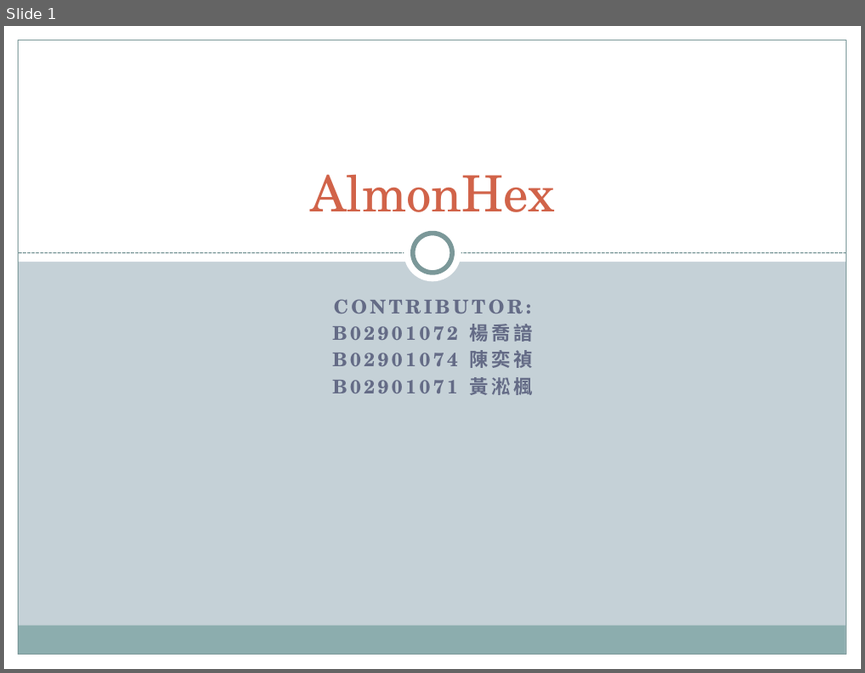
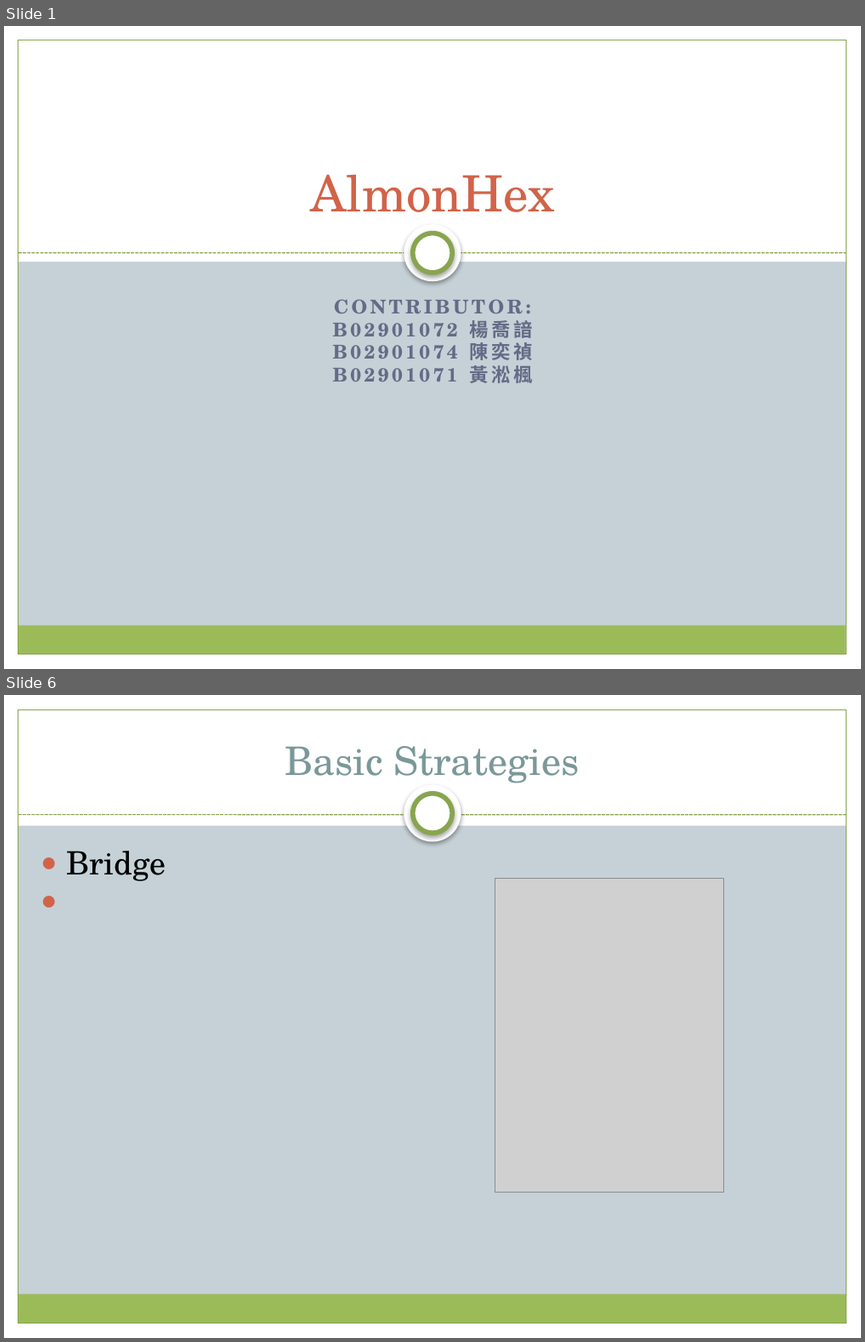
Before and after one commit to ca-joe-yang/Hex, a slide deck: final_proposal.pptx. Shown one above the other, each under a label of ours: slide 1 before the commit, slides 1 and 6 after it; the slides between them are not shown. The pictures are 865x673 and 865x1342 pixels, drawn with LibreOffice and Linux fonts; fonts in the diff are those of the drawing; grey boxes stand for pictures. Boxes give left, top, right and bottom in pixels: in the first picture for what was removed or moved away, otherwise in the second. Text is boxed around its words. In the diff, an @@ line names an element or a change of style, - is before the commit and + after.

```diff
--- a/final_proposal.pptx
+++ b/final_proposal.pptx
@@ slide 6 added at (4, 695, 861, 1338), background #C5D1D7; not listed: 5 template elements that a slide beside it also shows @@
@@ rectangle added at (4, 695, 861, 825), fill #FFFFFF @@
@@ text added at (284, 746, 579, 783), 33 pt, text #7B9899 @@
+Basic Strategies
@@ ellipse added at (404, 785, 461, 842), fill #FFFFFF @@
@@ ellipse added at (413, 794, 452, 833), fill #FFFFFF, outline #89A54F 4 pt @@
@@ line added from (18, 815) to (846, 815), #89A54F 0.74 pt @@
@@ text added at (66, 851, 166, 881), 27 pt, text #000000 @@
+● Bridge
@@ picture added at (495, 878, 724, 1192) @@
@@ slide 1 changed as well @@
@@ rectangle at (18, 40, 846, 654): outline #7C999A 0.75 pt to #89A54F 0.74 pt @@
@@ ellipse at (404, 224, 461, 281): shadow on @@
@@ line (18, 253) - (846, 253): stroke #7C999A 0.9 pt dashed to #89A54F 0.91 pt @@
@@ ellipse at (413, 233, 452, 272): outline #7C999A 4 pt to #89A54F 4 pt; shadow on @@
@@ text "CONTRIBUTOR:" at (333, 299, 532, 383): less space between paragraphs @@
@@ rectangle at (18, 625, 846, 654): fill #8CADAE to #9BBB59 @@
```
Also in this commit, not shown: 8 other slides changed, 1 other slide added, 3 other files.
